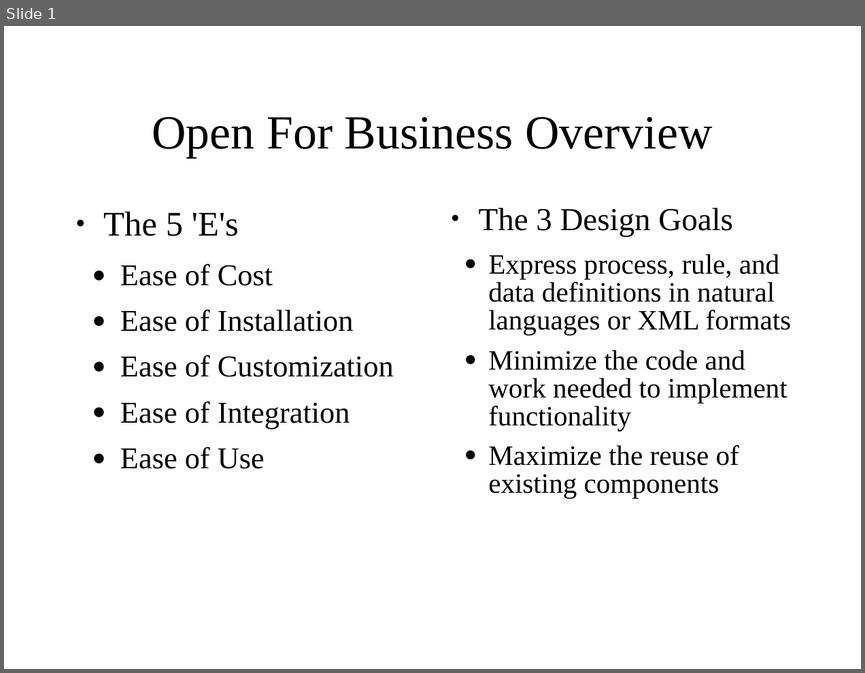
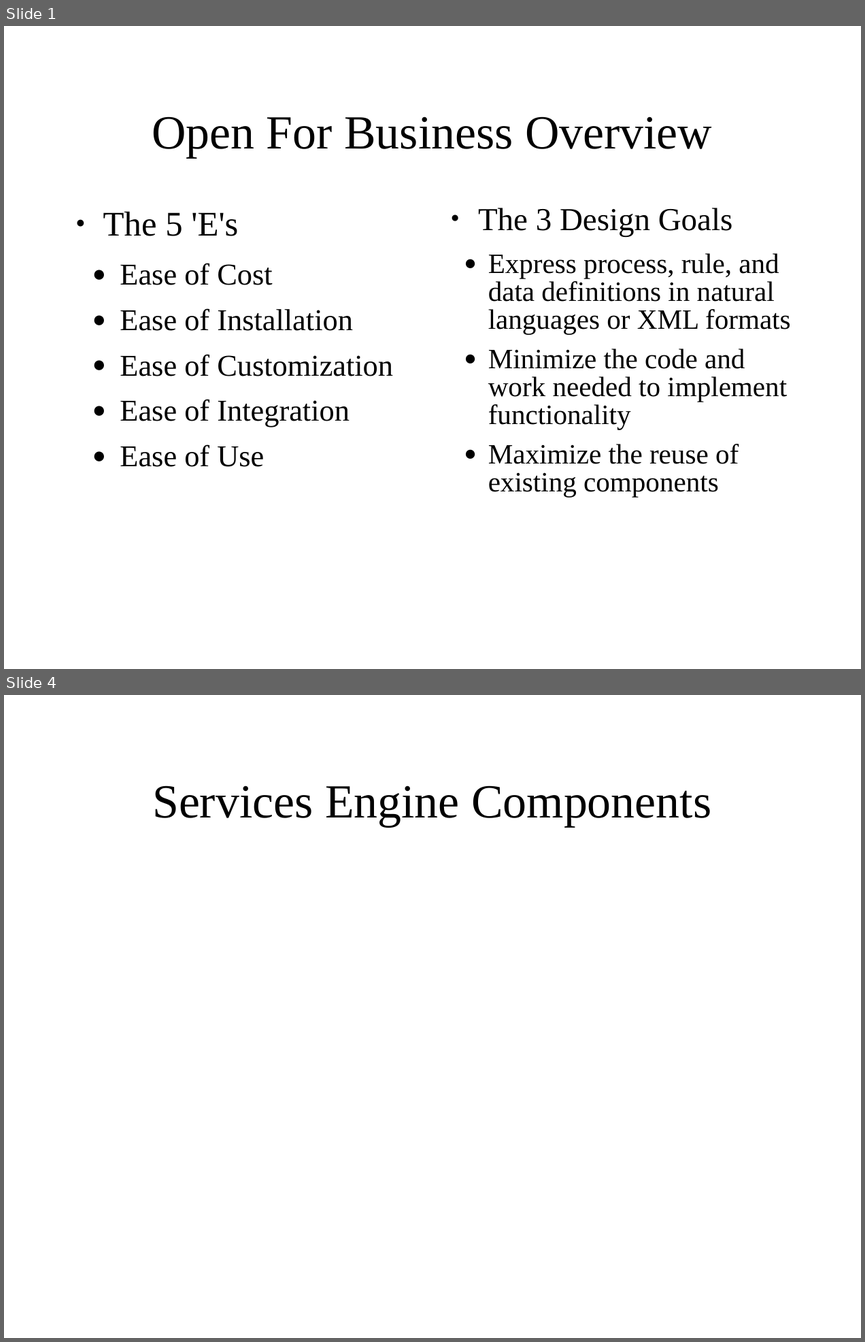
Before and after one commit to delan/OFBiz, a slide deck: website/ofbiz-overview.ppt. Shown one above the other, each under a label of ours: slide 1 before the commit, slides 1 and 4 after it; the slides between them are not shown. The pictures are 865x673 and 865x1342 pixels, drawn with LibreOffice and Linux fonts; fonts in the diff are those of the drawing. Boxes give left, top, right and bottom in pixels: in the first picture for what was removed or moved away, otherwise in the second. Text is boxed around its words. In the diff, an @@ line names an element or a change of style, - is before the commit and + after.

Commit message:
Updated presentation, added Star Office Impress formatted file

```diff
--- a/website/ofbiz-overview.ppt
+++ b/website/ofbiz-overview.ppt
@@ slide 4 added at [4,695,861,1338], background #FFFFFF @@
@@ title added at [152,785,711,826], 44 pt, text #000000 @@
+Services Engine Components
@@ slide 1 changed as well @@
@@ text "The 5 'E's" at [103,211,393,467]: indent changed @@
@@ text "The 3 Design Goals" at [478,208,791,497]: indent changed @@
```
Also in this commit, not shown: 1 other slide changed, 3 other slides added, 1 other file.
